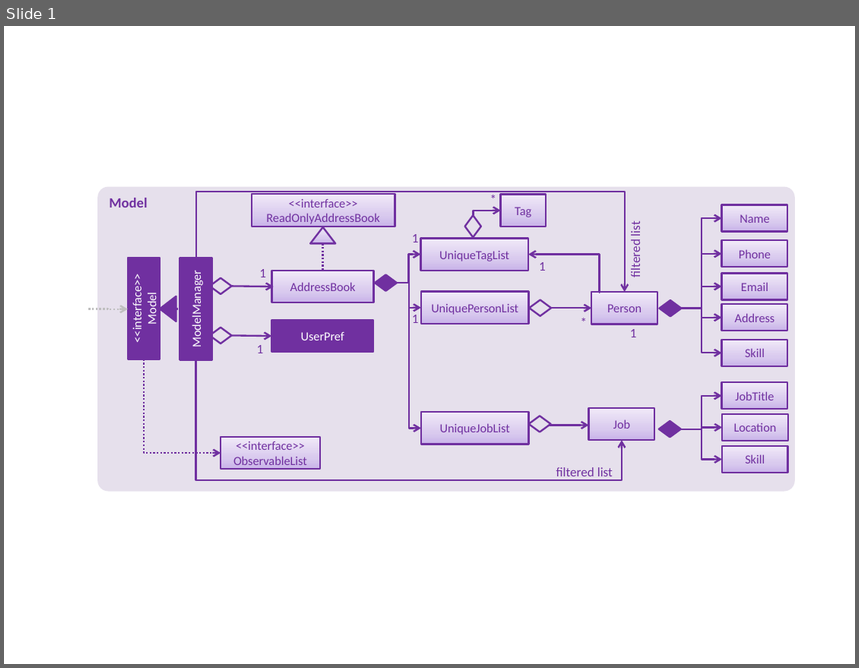
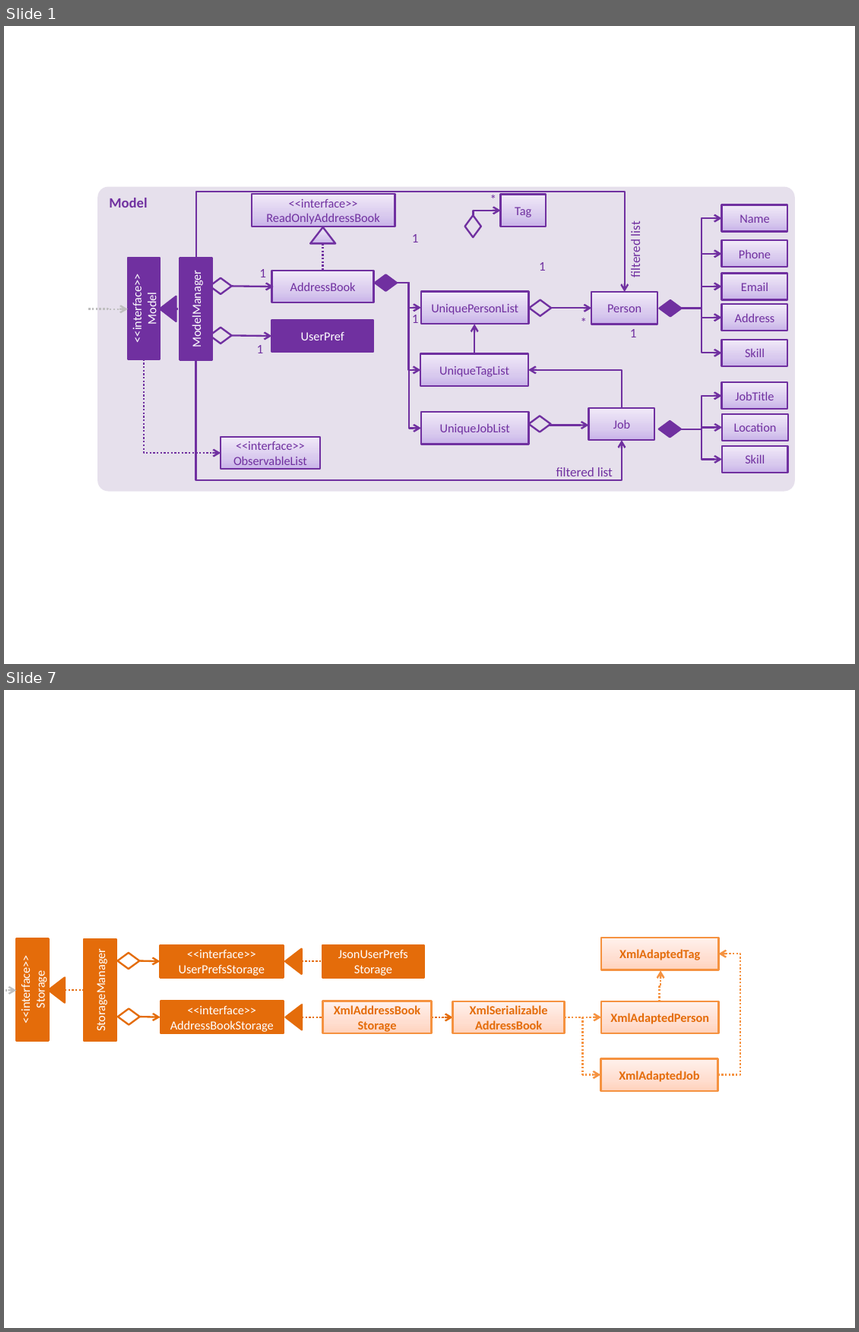
Before and after one commit to tiny767/main, a slide deck: docs/diagrams/ModelComponentClassDiagram.pptx. Shown one above the other, each under a label of ours: slide 1 before the commit, slides 1 and 7 after it; the slides between them are not shown. The pictures are 859x668 and 859x1332 pixels, drawn with LibreOffice and Linux fonts; fonts in the diff are those of the drawing. Boxes give left, top, right and bottom in pixels: in the first picture for what was removed or moved away, otherwise in the second. Text is boxed around its words. In the diff, an @@ line names an element or a change of style, - is before the commit and + after.

```diff
--- a/docs/diagrams/ModelComponentClassDiagram.pptx
+++ b/docs/diagrams/ModelComponentClassDiagram.pptx
@@ slide 7 added at (4, 690, 855, 1328), background #FFFFFF @@
@@ group added at (4, 938, 740, 1091): 10 rectangles, 6 elbow arrows, 3 triangles, 2 arrows, 2 diamonds, 2 elbow lines, 1 line @@
+<<interface>>
+AddressBookStorage
+StorageManager
+<<interface>>
+Storage
+XmlAddressBook
+Storage
+<<interface>>
+UserPrefsStorage
+JsonUserPrefs
+Storage
+XmlSerializable
+AddressBook
+XmlAdaptedTag
+XmlAdaptedPerson
+XmlAdaptedJob
@@ slide 1 changed as well @@
@@ elbow arrow moved from (397, 283) - (421, 254) to (397, 283) - (421, 370) @@
@@ elbow arrow added from (474, 354) to (474, 324), #7030A0 1.5 pt @@
@@ rectangle "UniqueTagList": place and size @@
-rectangle "UniqueTagList" at (421, 238, 529, 270)
+rectangle "UniqueTagList" at (421, 354, 529, 386)
@@ elbow arrow moved from (599, 294) - (528, 254) to (622, 408) - (528, 370) @@
```
Also in this commit, not shown: 6 other slides added, 2 other files.
